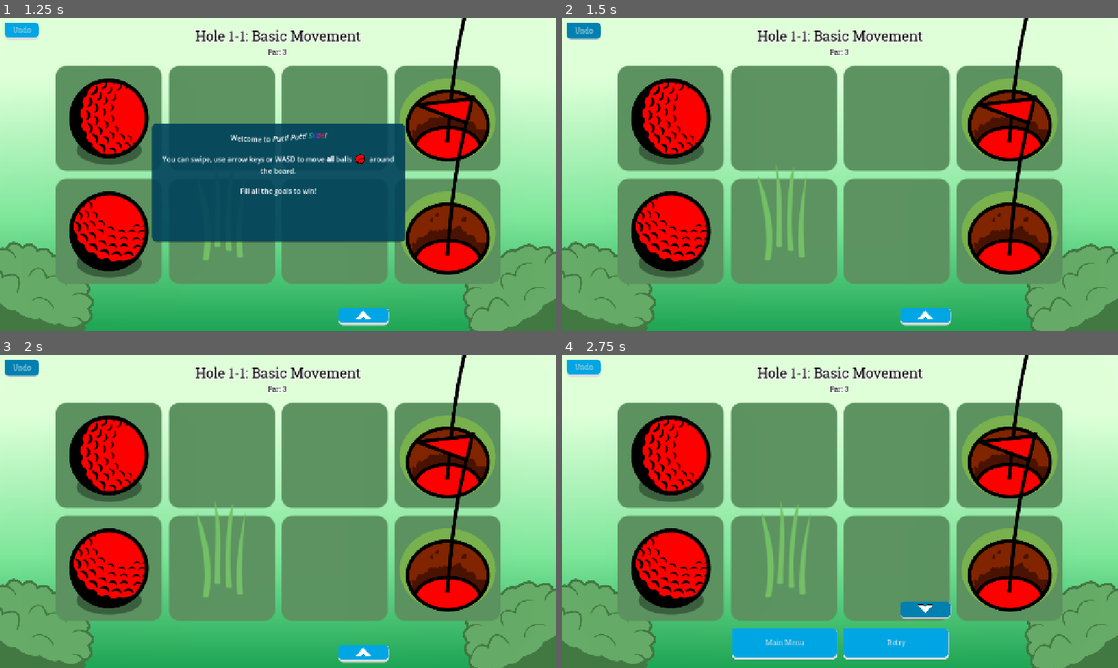
Above: before the commit, frames 1-4 (two rows, left to right).
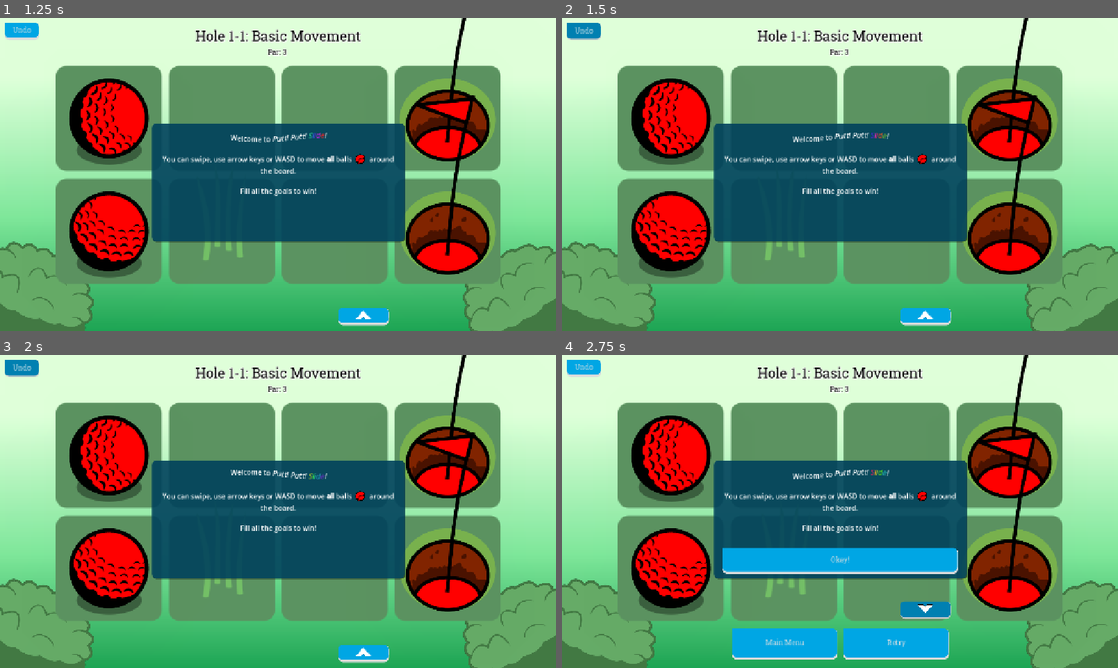
Above: after the commit, the same moments.

Repository: twincannon/GemSlide
Game: Godot game, scene res://scenes/splash_screen.tscn
Same seed, same stepped clock (60 frames per second), same inputs: the game is played once before the commit and once after it. Sound files missing from this copy of the repository are replaced by a short silence.
Inputs (mouse positions are in pixels of both pictures, inside the frame that each line leads up to):
- Up to frame 1 (1.25 s): click (227, 155) at 0.5 s
- Up to frame 2 (1.5 s): click "Undo" at 1.25 s
- Up to frame 3 (2 s): no input
- Up to frame 4 (2.75 s): click (923, 652) at 2 s

Frame 1 is identical in both runs. In frame 2, 17% of the frame differs, in the area x 27-73%, y 33-72%; in frame 3, 17%; in frame 4, 18%, in the area x 27-86%, y 0-72%.

Commit message:
Add shader and sound to undo

Diff:
--- a/scenes/game.tscn
+++ b/scenes/game.tscn
@@ -11,6 +11,9 @@
 [ext_resource type="AudioStream" uid="uid://cnw3njeeiru75" path="res://assets/audio/bomb_ignite.wav" id="7_vtaks"]
 [ext_resource type="AudioStream" uid="uid://dasn2hv3v2e8v" path="res://assets/audio/bomb_defuse.wav" id="8_kvpfn"]
 [ext_resource type="AudioStream" uid="uid://dknqgccseuxmk" path="res://assets/audio/victory.wav" id="11_kvpfn"]
+[ext_resource type="Shader" uid="uid://bcth6ycsgkjx1" path="res://shaders/pixelate.gdshader" id="12_dinhu"]
+[ext_resource type="Script" uid="uid://cfoq1cyr27m2m" path="res://scripts/undo/pixelate.gd" id="12_kvuet"]
+[ext_resource type="AudioStream" uid="uid://bggvadpoujg12" path="res://assets/audio/undo.wav" id="12_trtic"]
 
 [sub_resource type="Gradient" id="Gradient_1pbea"]
 offsets = PackedFloat32Array(0.270408, 0.5, 0.714286)
@@ -26,6 +29,10 @@
 glow_blend_mode = 1
 adjustment_brightness = 7.3
 adjustment_contrast = 5.55
+
+[sub_resource type="ShaderMaterial" id="ShaderMaterial_kvuet"]
+shader = ExtResource("12_dinhu")
+shader_parameter/pixel_size = 1.0
 
 [node name="Game" type="Node2D"]
 y_sort_enabled = true
@@ -507,6 +514,9 @@
 [node name="VictoryAudioPlayer" type="AudioStreamPlayer2D" parent="Audio"]
 stream = ExtResource("11_kvpfn")
 
+[node name="UndoAudioPlayer" type="AudioStreamPlayer2D" parent="Audio"]
+stream = ExtResource("12_trtic")
+
 [node name="BackgroundImageRoot" type="Node2D" parent="."]
 unique_name_in_owner = true
 z_index = -999
@@ -520,6 +530,20 @@
 
 [node name="WorldEnvironment" type="WorldEnvironment" parent="."]
 environment = SubResource("Environment_kvpfn")
+
+[node name="PixelCanvas" type="CanvasLayer" parent="."]
+process_mode = 3
+visible = false
+script = ExtResource("12_kvuet")
+
+[node name="ColorRect" type="ColorRect" parent="PixelCanvas"]
+material = SubResource("ShaderMaterial_kvuet")
+anchors_preset = 15
+anchor_right = 1.0
+anchor_bottom = 1.0
+grow_horizontal = 2
+grow_vertical = 2
+mouse_filter = 2
 
 [connection signal="pressed" from="Canvas/HUD/TutorialContainer/TutorialMarginContainer/PanelContainer/VBoxContainer/MarginContainer2/TutOkButton" to="." method="_on_tut_ok_button_pressed"]
 [connection signal="pressed" from="Canvas/HUD/ResultContainer/ResultMarginContainer/PanelContainer/VBoxContainer/MarginContainer2/ResultButtonsContainer/MainMenuButton" to="." method="_on_main_menu_button_pressed"]
--- a/scripts/game.gd
+++ b/scripts/game.gd
@@ -743,12 +743,14 @@
 func _on_undo_button_pressed() -> void:
 	if check_goals_and_winnable()[0]:
 		return
-	set_game_paused(false)
-	game_state = GameState.PLAYING
-	%ResultContainer.visible = false
-	%TutorialContainer.visible = false
-	undo_manager.pop_game_state()
-	%UndoResultButton.visible = false
+	if undo_manager.pop_game_state():
+		set_game_paused(false)
+		game_state = GameState.PLAYING
+		%ResultContainer.visible = false
+		%TutorialContainer.visible = false
+		%UndoResultButton.visible = false
+		$PixelCanvas.do_pixelation()
+		$Audio/UndoAudioPlayer.play()
 
 func get_grid_scale() -> Vector2:
 	return $GridAnchor.scale
--- /dev/null
+++ b/scripts/undo/pixelate.gd
@@ -0,0 +1,15 @@
+extends CanvasLayer
+
+const DEPIXELATION_SPEED := 15.0
+
+func do_pixelation():
+	visible = true
+	$ColorRect.material.set_shader_parameter("pixel_size", 64)
+
+func _process(delta: float) -> void:
+	if visible:
+		var cur = $ColorRect.material.get_shader_parameter("pixel_size")
+		var new = lerpf(cur, 0.0, DEPIXELATION_SPEED * delta)
+		$ColorRect.material.set_shader_parameter("pixel_size", new)
+		if new <= 1.0:
+			visible = false
--- a/scripts/undo/undo_manager.gd
+++ b/scripts/undo/undo_manager.gd
@@ -26,44 +26,44 @@
 
 	game_states.append(new_game_state)
 
-func pop_game_state():
+func pop_game_state() -> bool: # return if we had a gamestate to pop
 	if game_states.size() <= 0:
-		return
+		return false
 
 	for e in game.entities:
 		e.queue_free()
 	game.entities.clear()
 
-	if game_states.size() > 0:
-		var state = game_states.pop_back()
+	var state = game_states.pop_back()
 
-		game.moves = state.moves_count
-		game.moves_array = state.moves_array.duplicate()
+	game.moves = state.moves_count
+	game.moves_array = state.moves_array.duplicate()
 
-		for ent_state in state.entity_states:
-			var icon_inst = game.entity_icon_scene.instantiate()
-			if icon_inst:
-				icon_inst.set_entity_type(ent_state.entity_type)
-				icon_inst.set_entity_id(ent_state.entity_id)
-				var new_ent = icon_inst.get_entity()
-				if new_ent:
-					new_ent.entity_type = ent_state.entity_type
-					new_ent.entity_id = ent_state.entity_id
-					game.add_entity_to_grid(new_ent, ent_state.grid_pos)
-					new_ent.apply_properties(ent_state.properties)
+	for ent_state in state.entity_states:
+		var icon_inst = game.entity_icon_scene.instantiate()
+		if icon_inst:
+			icon_inst.set_entity_type(ent_state.entity_type)
+			icon_inst.set_entity_id(ent_state.entity_id)
+			var new_ent = icon_inst.get_entity()
+			if new_ent:
+				new_ent.entity_type = ent_state.entity_type
+				new_ent.entity_id = ent_state.entity_id
+				game.add_entity_to_grid(new_ent, ent_state.grid_pos)
+				new_ent.apply_properties(ent_state.properties)
 
-		# Initialize all entities - do we need this ...?
-		for e in game.entities:
-			e._initialize_entity(game)
+	# Initialize all entities - do we need this ...?
+	for e in game.entities:
+		e._initialize_entity(game)
 
-		# Reconnect sand trap signals after all entities are initialized
-		for e in game.entities:
-			if e is SandTrap:
-				e.reconnect_to_stuck_entities()
-			if e is Gem: # Reconnect gems as well
-				e.on_gem_entered_goal.connect(Globals.get_game_node().on_gem_entered_goal.bind())
+	# Reconnect sand trap signals after all entities are initialized
+	for e in game.entities:
+		if e is SandTrap:
+			e.reconnect_to_stuck_entities()
+		if e is Gem: # Reconnect gems as well
+			e.on_gem_entered_goal.connect(Globals.get_game_node().on_gem_entered_goal.bind())
 
-		game.update_moves_text()
+	game.update_moves_text()
+	return true
 
 func remove_newest_game_state():
 	game_states.pop_back()
--- /dev/null
+++ b/shaders/pixelate.gdshader
@@ -0,0 +1,12 @@
+shader_type canvas_item;
+render_mode unshaded;
+
+uniform sampler2D SCREEN_TEXTURE : hint_screen_texture, repeat_disable, filter_nearest;
+uniform float pixel_size : hint_range(1.0, 64.0, 0.1) = 0.1;
+
+void fragment() {
+	float x = FRAGCOORD.x - mod(FRAGCOORD.x, pixel_size);
+	float y = FRAGCOORD.y - mod(FRAGCOORD.y, pixel_size);
+	float shift = floor(pixel_size / 2.0);
+	COLOR = texture(SCREEN_TEXTURE, vec2(x + shift, y + shift) * SCREEN_PIXEL_SIZE);
+}
Not shown, added: assets/audio/undo.wav.import
Not shown: 1 places in scenes/game.tscn that only renumber resources
Not shown, added: scripts/undo/pixelate.gd.uid
Not shown, added: shaders/pixelate.gdshader.uid
Not shown, added: assets/audio/undo.wav
